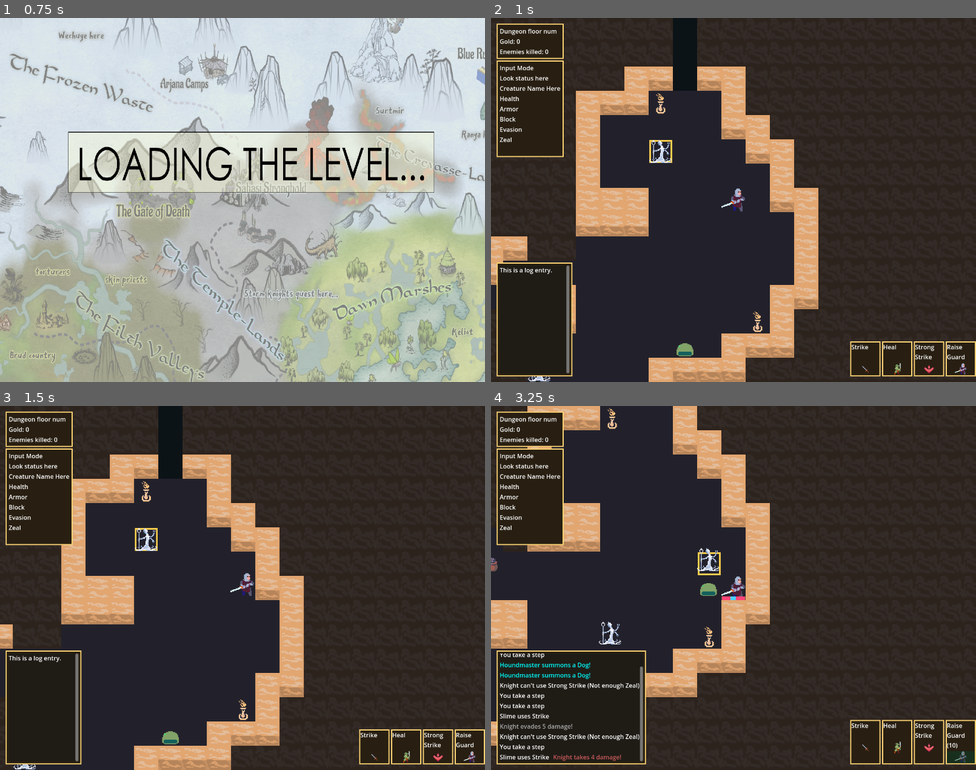
Above: before the commit, frames 1-4 (two rows, left to right).
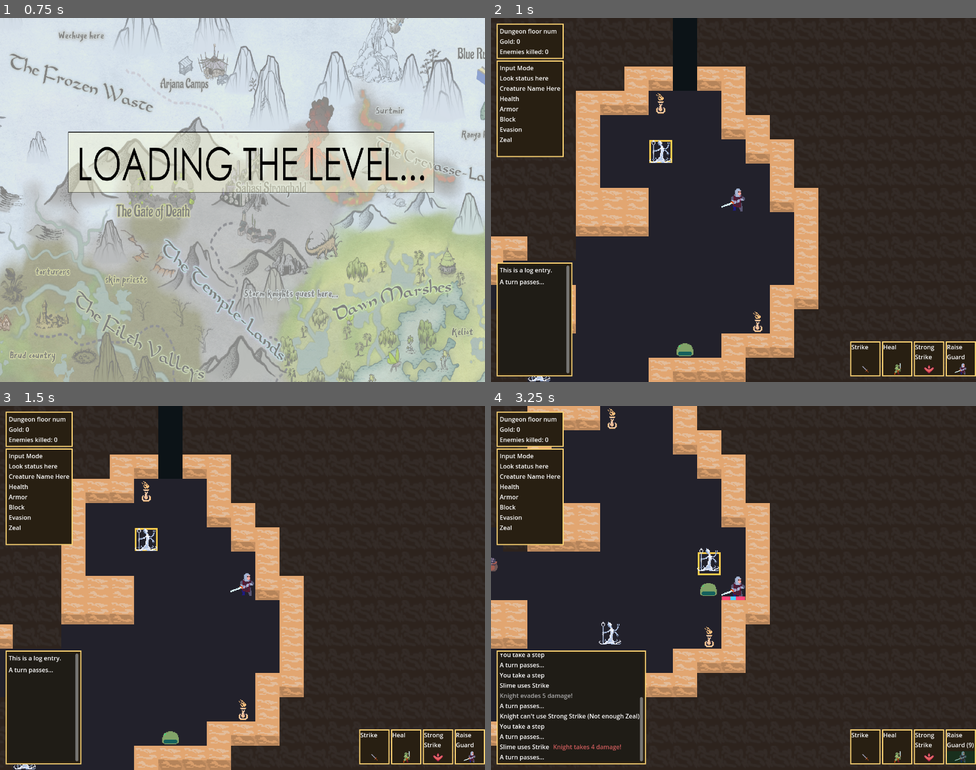
Above: after the commit, the same moments.

Repository: OttoElomaa/godot-4-roguelike-knights
Game: Godot game, scene res://Scenes/game_main.tscn
Same seed, same stepped clock (60 frames per second), same inputs: the game is played once before the commit and once after it.
Inputs (mouse positions are in pixels of both pictures, inside the frame that each line leads up to):
- Up to frame 1 (0.75 s): click (203, 200) at 0.52 s
- Up to frame 2 (1 s): no input
- Up to frame 3 (1.5 s): tap Enter at 1.25 s; move the mouse to (242, 588) at 1.27 s; hold Right (ui_right) from 1.28 s (still down); tap 1 (1) at 1.35 s
- Up to frame 4 (3.25 s): tap 2 (2) at 1.55, 2.1 s; move the mouse to (685, 708) at 2.02 s; release Right (ui_right) at 2.03 s; hold Down (ui_down) 2.03-2.78 s; tap 3 (3) at 2.3, 2.85 s; move the mouse to (588, 657) at 2.77 s; hold Right (ui_right) from 2.78 s (still down); tap 4 (4) at 3.05 s

Frame 1 is identical in both runs. In frame 2, less than 0.1% of the frame differs, in the area x 1-11%, y 71-74%; in frame 3, less than 0.1%; in frame 4, 2.4%, in the area x 1-100%, y 70-98%.

Commit message:
Revamped the turn system. Unfinished! World.updateVisual() doesn't work right, maybe other bugs too

Diff:
--- a/Resources/Tilemaps/VoidDebugTiles.tres
+++ b/Resources/Tilemaps/VoidDebugTiles.tres
@@ -17,7 +17,7 @@
 
 [resource]
 tile_size = Vector2i(32, 32)
-physics_layer_0/collision_layer = 131
-physics_layer_0/collision_mask = 131
+physics_layer_0/collision_layer = 128
+physics_layer_0/collision_mask = 128
 sources/1 = SubResource("TileSetAtlasSource_4wusm")
 sources/2 = SubResource("TileSetAtlasSource_18wo1")
--- a/Scenes/world.tscn
+++ b/Scenes/world.tscn
@@ -19,7 +19,7 @@
 vertices = PackedVector2Array(9504, -9680, 9456, 9424, -9504, 9504, -9552, -9808)
 polygons = Array[PackedInt32Array]([PackedInt32Array(0, 1, 2, 3)])
 outlines = Array[PackedVector2Array]([PackedVector2Array(-9552, -9808, 9504, -9680, 9456, 9424, -9504, 9504)])
-parsed_collision_mask = 4294901763
+parsed_collision_mask = 4294901888
 source_geometry_mode = 2
 source_geometry_group_name = &"nav-geometry"
 agent_radius = 0.0
@@ -27,6 +27,7 @@
 [node name="World" type="NavigationRegion2D"]
 navigation_polygon = SubResource("NavigationPolygon_akmnp")
 script = ExtResource("1_7s3px")
+debugImmortalPlayer = true
 
 [node name="UI" parent="." instance=ExtResource("2_6sbxi")]
 
--- a/Scripts/PlayerAndCreatures/PlayerExtendsCreature.gd
+++ b/Scripts/PlayerAndCreatures/PlayerExtendsCreature.gd
@@ -107,7 +107,7 @@
 	var skill = self.getSkills()[index]
 	var success = skill.activate()
 	if success:
-		passTurn()
+		finishTurn()
 
 
 
--- a/Scripts/PlayerAndCreatures/creatureMovementComp.gd
+++ b/Scripts/PlayerAndCreatures/creatureMovementComp.gd
@@ -77,7 +77,7 @@
 		creature.get_node("MovementInput").resolvePlayerMovement()
 
 	if creature.isPlayer:
-		creature.passTurn()
+		world.callNextTurnAction()
 
 
 
--- a/Scripts/WorldScripts/world.gd
+++ b/Scripts/WorldScripts/world.gd
@@ -53,15 +53,13 @@
 
 @onready var lookTool := $Utilities/LookTool
 
-var isFirstTurn := false
+var turnActorsList := {}
+var turnActorCounter := 0
+var isTurnActorPlayer
+
+
+#var isFirstTurn := false
 var isMapKilled := true
-
-var roomsMetaPosArray := []
-
-#var FirstRoom := load("res://Scenes/BaseRoom.tscn")
-#var SecondRoom := load("res://Rooms/Basic/EntranceWest/BasicWestEast01.tscn")
-#var TestRoom := load("res://Rooms/Basic/EntranceWest/TestRoom01.tscn")
-
 
 
 
@@ -243,20 +241,7 @@
 	#newRoom.randomizeTileGraphics()
 	#prints("init success! ", newRoom.position)
 
-func addRoomOffset(room:Node):
-
-	var metaPos = room.metaGridPos
-	var origin = room.originGridPos
-	var rng = RandomNumberGenerator.new()
-
-	if not metaPos+Vector2i.UP in roomsMetaPosArray:
-		room.placeOnGrid(origin + Vector2i.UP * rng.randi_range(0,5))
-	if not metaPos+Vector2i.LEFT in roomsMetaPosArray:
-		room.placeOnGrid(origin + Vector2i.LEFT * rng.randi_range(0,5))
-	if not metaPos+Vector2i.RIGHT in roomsMetaPosArray:
-		room.placeOnGrid(origin + Vector2i.RIGHT * rng.randi_range(0,5))
-	if not metaPos+Vector2i.DOWN in roomsMetaPosArray:
-		room.placeOnGrid(origin + Vector2i.DOWN * rng.randi_range(0,5))
+
 
 func _process(delta: float) -> void:
 
@@ -294,36 +279,57 @@
 		processLook()
 
 
-#### THIS TRIGGERS AFTER PLAYER HAS COMPLETED A VALID ACTION
-func passTurn():
-
-	if not is_instance_valid(player):
-		return
-
+
+func startNextTurn():
+
+	turnActorCounter = 0
+	turnActorsList = {}
+	ui.addMessage("A turn passes…", Color.WHITE)
+
+	for c in getCreatures():
+		turnActorsList[turnActorCounter] = c
+		turnActorCounter += 1
+
+	#assert(turnActorsList.size() > 0, "WHY NO CREATURES")
+	turnActorCounter = -1
+	#updateVisuals()
+	callNextTurnAction()
+
+
+
+func callNextTurnAction():
+
+	turnActorCounter += 1
+	if turnActorCounter > turnActorsList.size() - 1:
+		startNextTurn()
+	var next = turnActorsList[turnActorCounter]
+
+
+	if not is_instance_valid(next):
+		callNextTurnAction()
+	else:
+		prints("%s :s turn! (%d)" % [next.creatureName, turnActorCounter])
+		next.startTurn()
+
+	#### UPDATE VISUALS ONLY AFTER PLAYER ACTION
+	if next.isPlayer:
+		isTurnActorPlayer = true
+	elif isTurnActorPlayer:
+		updateVisuals()
+		isTurnActorPlayer = false
+
+
+
+func updateVisuals():
 	ui.updateVisualsOnTurn()
-
 	$AStarGridNode.passTurn()
-	lineOfSight.passTurn()
-
-	#bake_navigation_polygon(true)
-
-
-	for creature in getCreatures():
-		if creature != player:
-			creature.passTurn()
-
-	if not is_instance_valid(player):
-		return
+	#### REMOVE TARGETING LINES FROM SCREEN
+	#lineOfSight.passTurn()
 
 	if not turnOffLineOfSight:
 		lineOfSightStuff()
 
-	if isFirstTurn:
-		#bake_navigation_polygon(true)
-		isFirstTurn = false
-
 	#### CREATE LIST OF CURRENT TARGETS
-	await get_tree().process_frame
 	if not is_instance_valid(player):
 		return
 
@@ -426,3 +432,5 @@
 	$Utilities/Targeting.setup(self)
 	$Utilities/Targeting.createTargetingDict()
 	$Utilities/Targeting.autoSetTarget()
+
+	startNextTurn()
--- a/Scripts/creature.gd
+++ b/Scripts/creature.gd
@@ -144,8 +144,11 @@
 	#line.queue_free()
 
 
-
-func passTurn():
+func finishTurn():
+	world.callNextTurnAction()
+
+
+func startTurn():
 
 
 	if isPlayer and not isOverworld:
@@ -165,7 +168,6 @@
 
 	#### PLAYER PASSES TURN AFTER TAKING ACTION, SO DO NOTHING NOW
 	if isPlayer:
-		world.passTurn()
 		return
 
 
@@ -176,6 +178,7 @@
 	#### DON'T DO ANYHTHING IF AWAY FROM PLAYER
 	#### SO ALL ALLIES/ENEMIES/ETC FREEZE WHEN FAR AWAY
 	if world.grid.getGridDistance(self, player) > 12:
+		finishTurn()
 		return
 
 	###################################################
@@ -183,10 +186,12 @@
 	#chooseTarget()
 	#### TRY TO USE A SKILL
 	if useSkills():
+		finishTurn()
 		return
 
 	#### TRY TO MOVE
 	creatureMove()
+	finishTurn()
 
 
 
